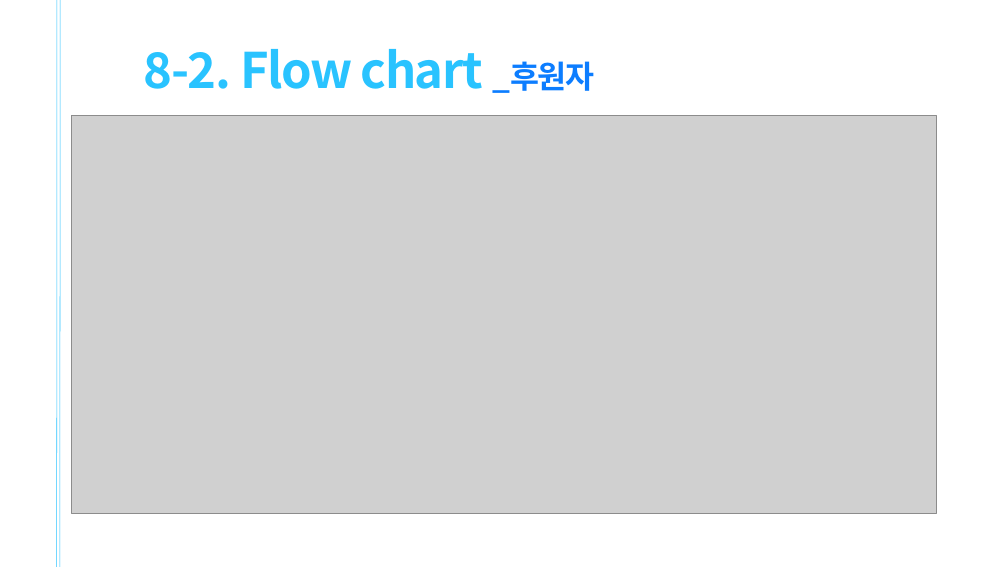
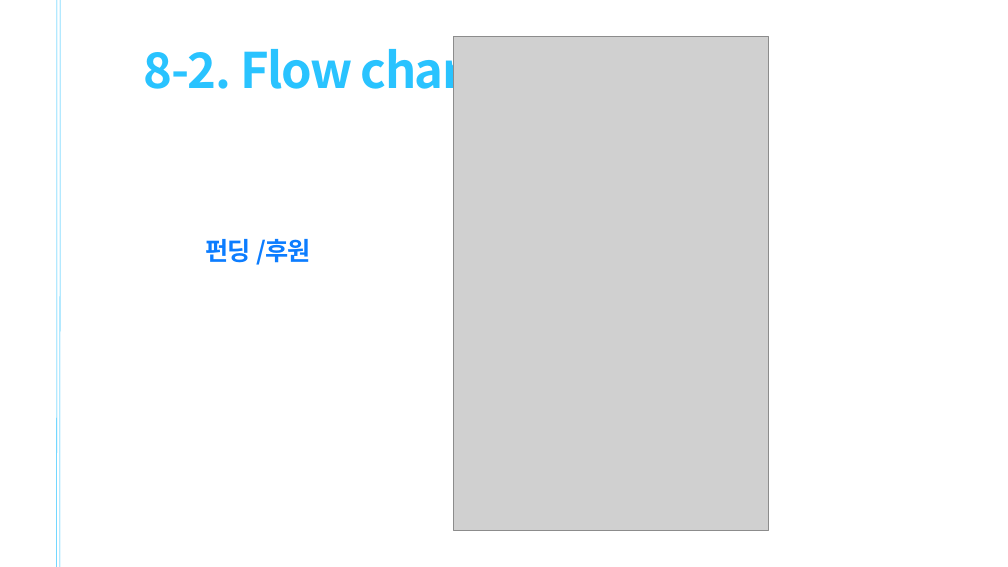
Before and after one commit to Jaewoong-Hwang/PROJECT_UI, a slide deck: slide 14 of 정처산기 1조 화면설계/정처산기 1조 스토리보드.pptx. Drawn at 1008x567 pixels with LibreOffice and Linux fonts; fonts in the diff are those of the drawing; grey boxes stand for pictures. Boxes give left, top, right and bottom in pixels: in the first picture for what was removed or moved away, otherwise in the second. Text is boxed around its words. In the diff, an @@ line names an element or a change of style, - is before the commit and + after.

```diff
--- a/정처산기 1조 화면설계/정처산기 1조 스토리보드.pptx
+++ b/정처산기 1조 화면설계/정처산기 1조 스토리보드.pptx
@@ text at (144,39,483,101): text changed @@
-8-2. Flow chart _후원자
+8-2. Flow chart
@@ picture added at (454,36,769,530) @@
@@ picture removed at (72,115,936,513) @@
@@ text added at (206,239,311,265), 36 pt, text #0C7DFF, bold @@
+펀딩 /후원
```
Also in this commit, not shown: 2 other slides changed, 1 slide added, 2 other files.
